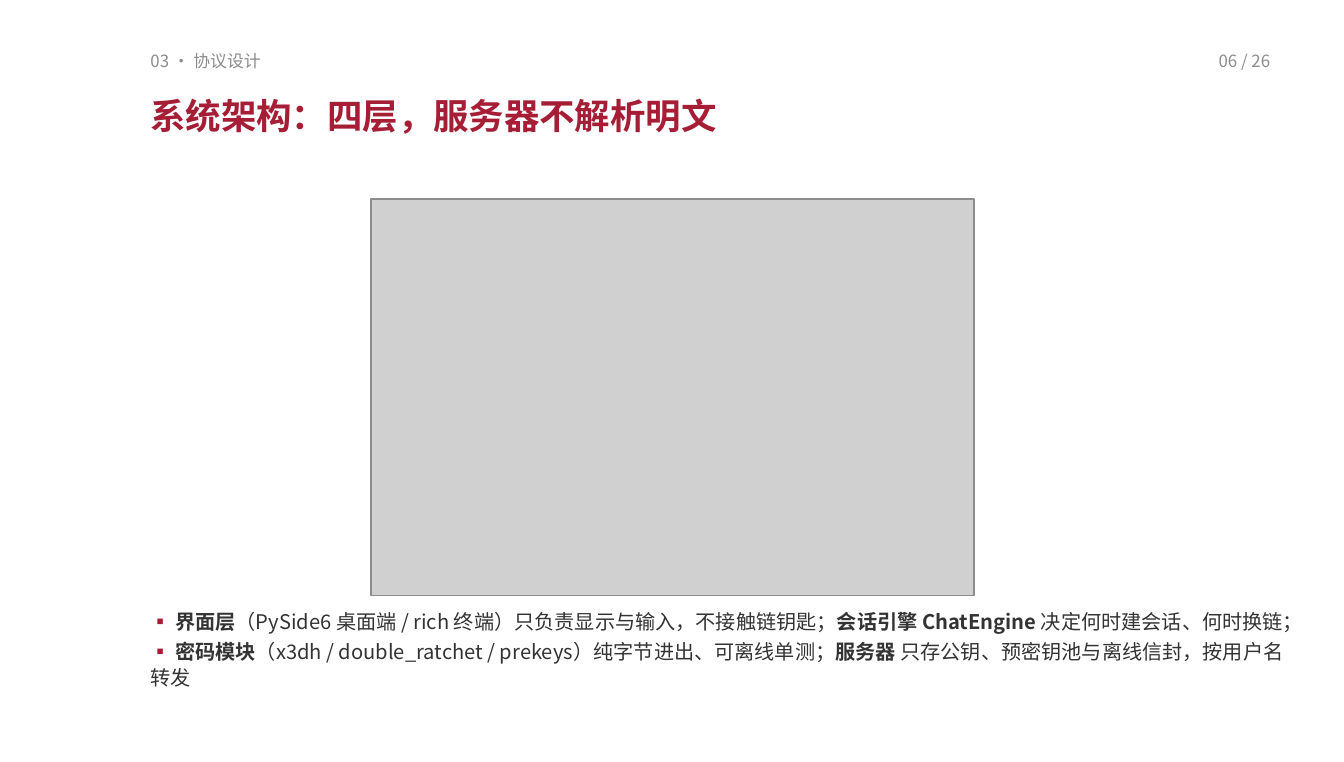
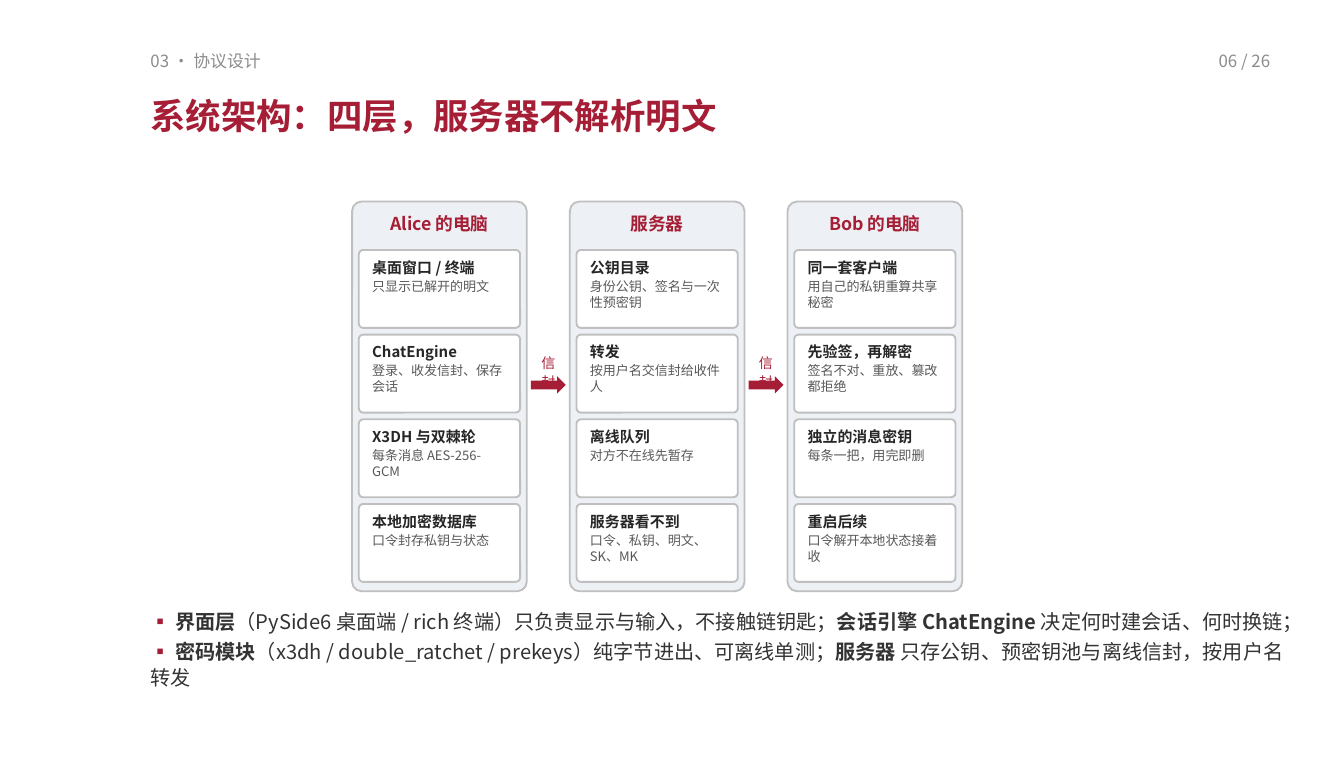
Before and after one commit to TomHaoZi/ECNUchat, a slide deck: slide 6 of 中期汇报/ECNUchat-中期汇报.pptx. Drawn at 1344x762 pixels with LibreOffice and Linux fonts; fonts in the diff are those of the drawing; grey boxes stand for pictures. Boxes give left, top, right and bottom in pixels: in the first picture for what was removed or moved away, otherwise in the second. Text is boxed around its words. In the diff, an @@ line names an element or a change of style, - is before the commit and + after.

```diff
--- a/中期汇报/ECNUchat-中期汇报.pptx
+++ b/中期汇报/ECNUchat-中期汇报.pptx
@@ rounded rectangle added at (352,202,527,591), fill #EDF0F4, outline #BFBFBF 1 pt, 9.5 pt, text #A61E36, bold @@
+Alice 的电脑
@@ picture removed at (371,199,974,595) @@
@@ rounded rectangle added at (570,202,745,591), fill #EDF0F4, outline #BFBFBF 1 pt, 9.5 pt, text #A61E36, bold @@
+服务器
@@ rounded rectangle added at (788,202,962,591), fill #EDF0F4, outline #BFBFBF 1 pt, 9.5 pt, text #A61E36, bold @@
+Bob 的电脑
@@ rounded rectangle added at (359,250,520,328), fill #FFFFFF, outline #BFBFBF 1 pt, 7 pt, text #595959 @@
+桌面窗口 / 终端
+只显示已解开的明文
@@ rounded rectangle added at (577,250,738,328), fill #FFFFFF, outline #BFBFBF 1 pt, 7 pt, text #595959 @@
+公钥目录
+身份公钥、签名与一次性预密钥
@@ rounded rectangle added at (794,250,956,328), fill #FFFFFF, outline #BFBFBF 1 pt, 7 pt, text #595959 @@
+同一套客户端
+用自己的私钥重算共享秘密
@@ rounded rectangle added at (359,335,520,413), fill #FFFFFF, outline #BFBFBF 1 pt, 7 pt, text #595959 @@
+ChatEngine
+登录、收发信封、保存会话
@@ text added at (541,356,555,391), 7.5 pt, text #A61E36 @@
+信封
@@ rounded rectangle added at (577,335,738,413), fill #FFFFFF, outline #BFBFBF 1 pt, 7 pt, text #595959 @@
+转发
+按用户名交信封给收件人
@@ text added at (759,356,773,391), 7.5 pt, text #A61E36 @@
+信封
@@ rounded rectangle added at (794,335,956,413), fill #FFFFFF, outline #BFBFBF 1 pt, 7 pt, text #595959 @@
+先验签，再解密
+签名不对、重放、篡改都拒绝
@@ right arrow added at (531,376,566,394), fill #A61E36 @@
@@ right arrow added at (749,376,784,394), fill #A61E36 @@
@@ rounded rectangle added at (359,419,520,497), fill #FFFFFF, outline #BFBFBF 1 pt, 7 pt, text #595959 @@
+X3DH 与双棘轮
+每条消息 AES-256-GCM
@@ rounded rectangle added at (577,419,738,497), fill #FFFFFF, outline #BFBFBF 1 pt, 7 pt, text #595959 @@
+离线队列
+对方不在线先暂存
@@ rounded rectangle added at (794,419,956,497), fill #FFFFFF, outline #BFBFBF 1 pt, 7 pt, text #595959 @@
+独立的消息密钥
+每条一把，用完即删
@@ rounded rectangle added at (359,504,520,582), fill #FFFFFF, outline #BFBFBF 1 pt, 7 pt, text #595959 @@
+本地加密数据库
+口令封存私钥与状态
@@ rounded rectangle added at (577,504,738,582), fill #FFFFFF, outline #BFBFBF 1 pt, 7 pt, text #595959 @@
+服务器看不到
+口令、私钥、明文、SK、MK
@@ rounded rectangle added at (794,504,956,582), fill #FFFFFF, outline #BFBFBF 1 pt, 7 pt, text #595959 @@
+重启后续
+口令解开本地状态接着收
```
Also in this commit, not shown: 4 other slides changed, 6 slides added, 6 slides removed, 3 other files.
